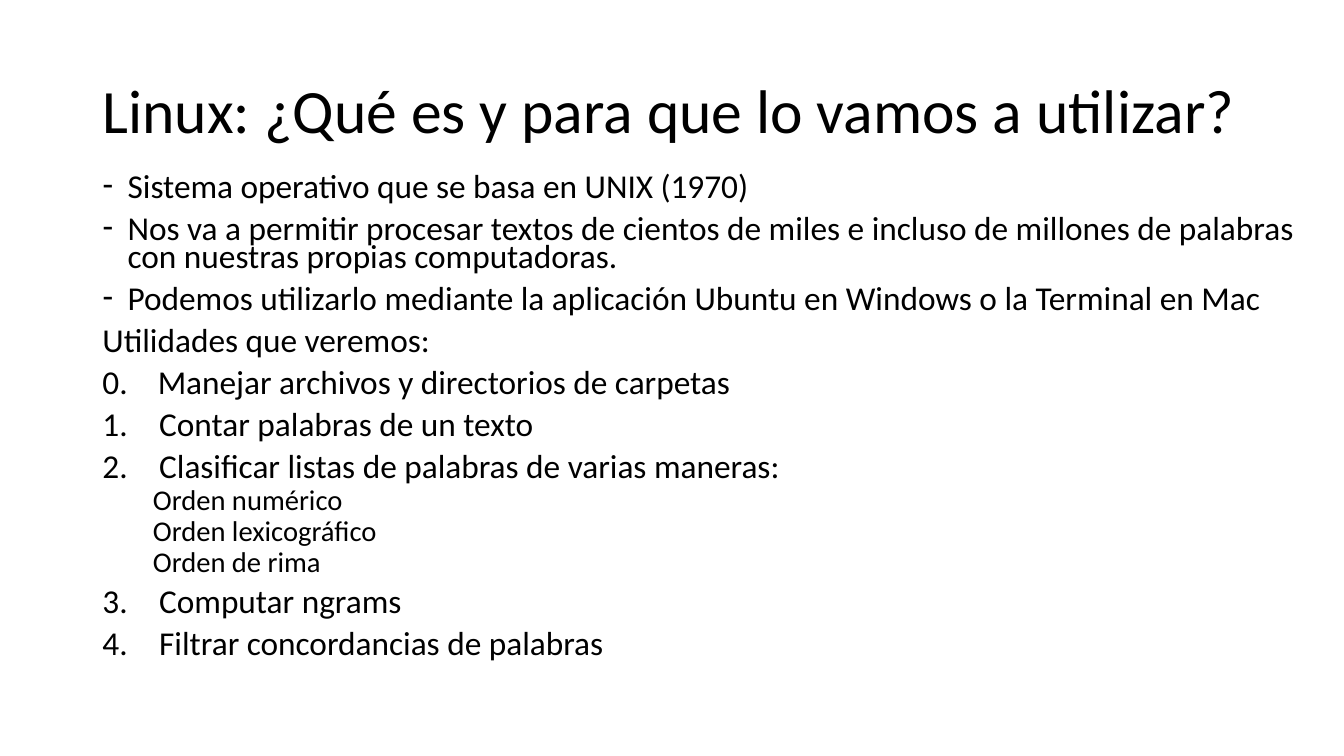
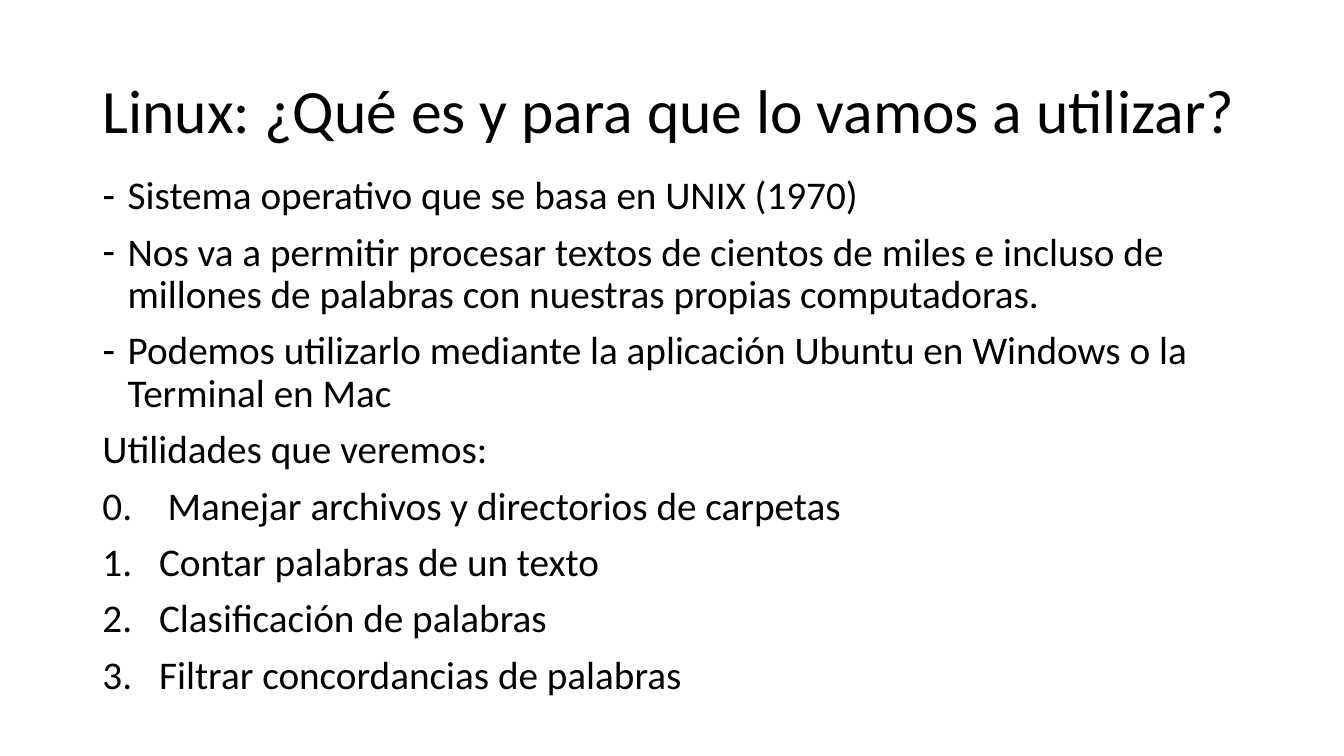
Before and after one commit to falconrr/NLP4SPanish2022, a slide deck: slide 7 of Week 1/Classes/Clase1.pptx. Drawn at 1344x756 pixels with LibreOffice and Linux fonts; fonts in the diff are those of the drawing. Boxes give left, top, right and bottom in pixels: in the first picture for what was removed or moved away, otherwise in the second. Text is boxed around its words. In the diff, an @@ line names an element or a change of style, - is before the commit and + after.

```diff
--- a/Week 1/Classes/Clase1.pptx
+++ b/Week 1/Classes/Clase1.pptx
@@ text at <box>102,180,1187,696</box>: size 23.8 to 28 pt; line spacing 0.7 to 0.9 @@
@@ text at <box>159,604,547,639</box>: text changed; size 23.8 to 28 pt @@
-2. Clasificar listas de palabras de varias maneras:
-  Orden numérico
-  Orden lexicográfico
-  Orden de rima
-3. Computar ngrams
+2. Clasificación de palabras
```
Also in this commit, not shown: 3 other slides changed, 16 slides added, 1 slide removed, 9 other files.
